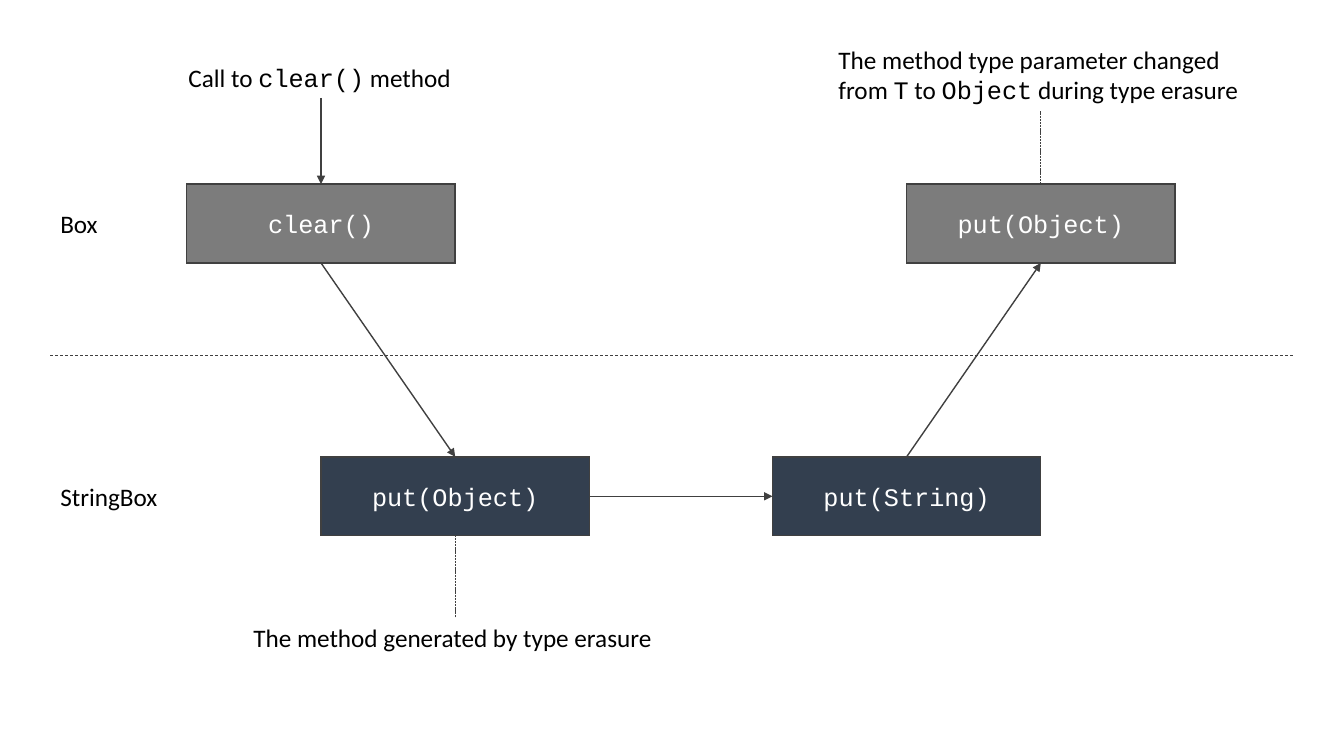
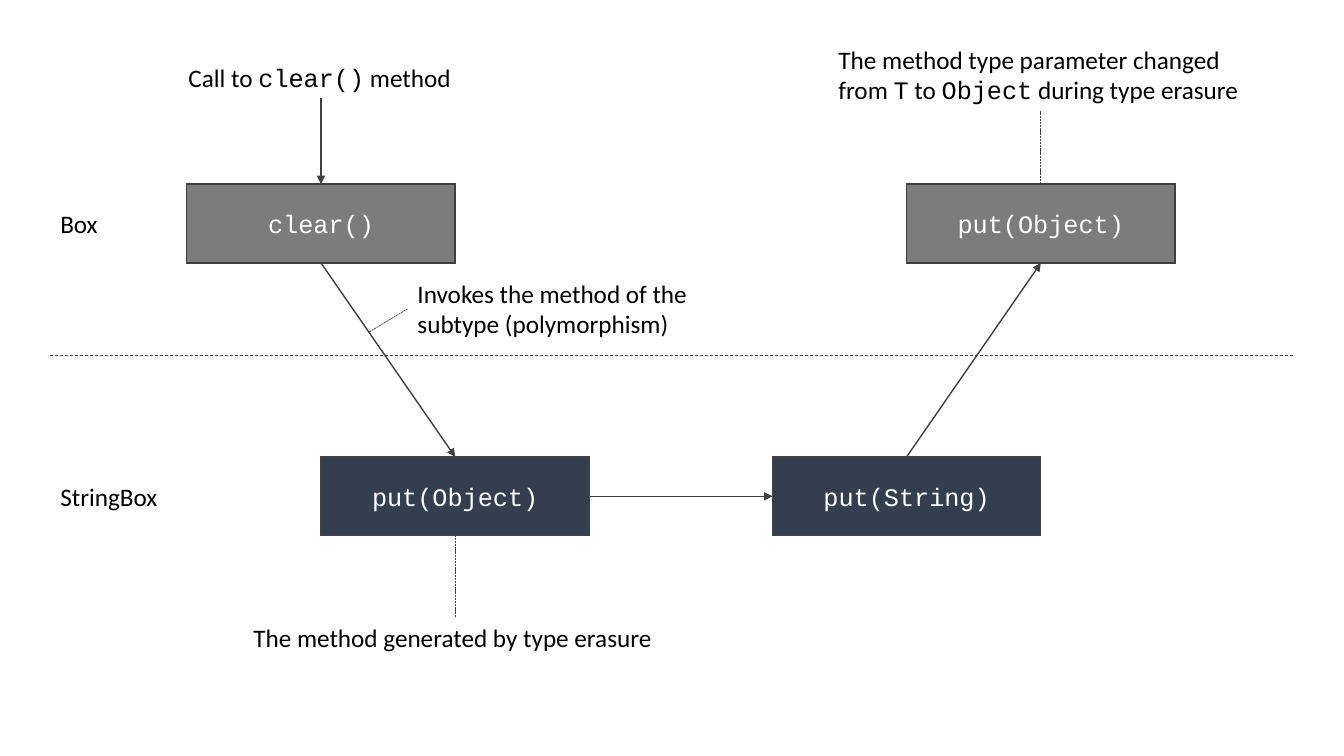
Before and after one commit to albertattard/java-boot-camp, a slide deck: slide 29 of assets/images/Images.pptx. Drawn at 1344x756 pixels with LibreOffice and Linux fonts; fonts in the diff are those of the drawing. Boxes give left, top, right and bottom in pixels: in the first picture for what was removed or moved away, otherwise in the second. Text is boxed around its words. In the diff, an @@ line names an element or a change of style, - is before the commit and + after.

```diff
--- a/assets/images/Images.pptx
+++ b/assets/images/Images.pptx
@@ text added at (417, 285, 687, 337), 18 pt, text #000000 @@
+Invokes the method of the subtype (polymorphism)
@@ line added from (369, 332) to (407, 309), #404040 0.5 pt dashed @@
```
Also in this commit, not shown: 2 other files.
